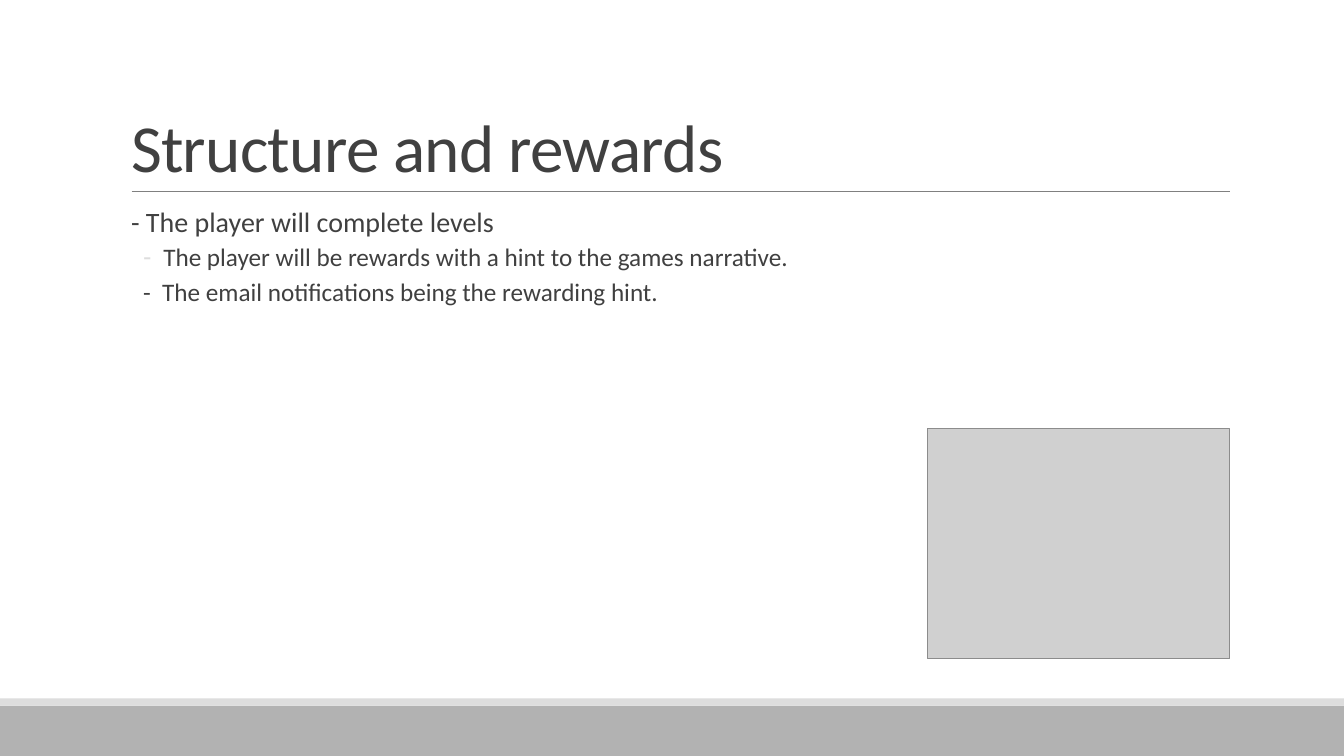
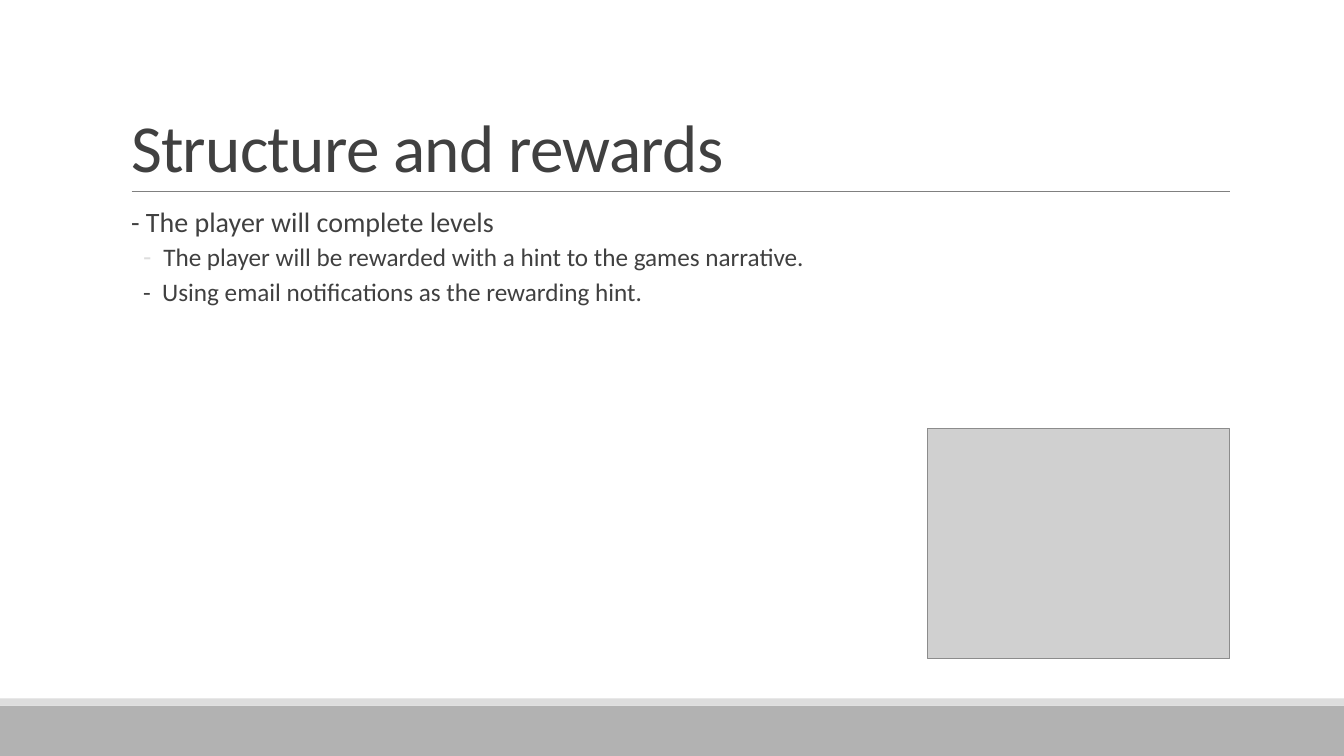
Before and after one commit to UoSGamesGroups/first-semester-l4-5-group-15, a slide deck: slide 10 of Managment/Presentations/Final Power Point Presentation.pptx. Drawn at 1344x756 pixels with LibreOffice and Linux fonts; fonts in the diff are those of the drawing; grey boxes stand for pictures. Boxes give left, top, right and bottom in pixels: in the first picture for what was removed or moved away, otherwise in the second. Text is boxed around its words. In the diff, an @@ line names an element or a change of style, - is before the commit and + after.

```diff
--- a/Managment/Presentations/Final Power Point Presentation.pptx
+++ b/Managment/Presentations/Final Power Point Presentation.pptx
@@ text at (162,248,803,306): text changed @@
-  – The player will be rewards with a hint to the games narrative.
-  - The email notifications being the rewarding hint.
+  – The player will be rewarded with a hint to the games narrative.
+  - Using email notifications as the rewarding hint.
```
Also in this commit, not shown: 3 other slides changed, 1 slide added, 1 slide removed, 14 other files.
